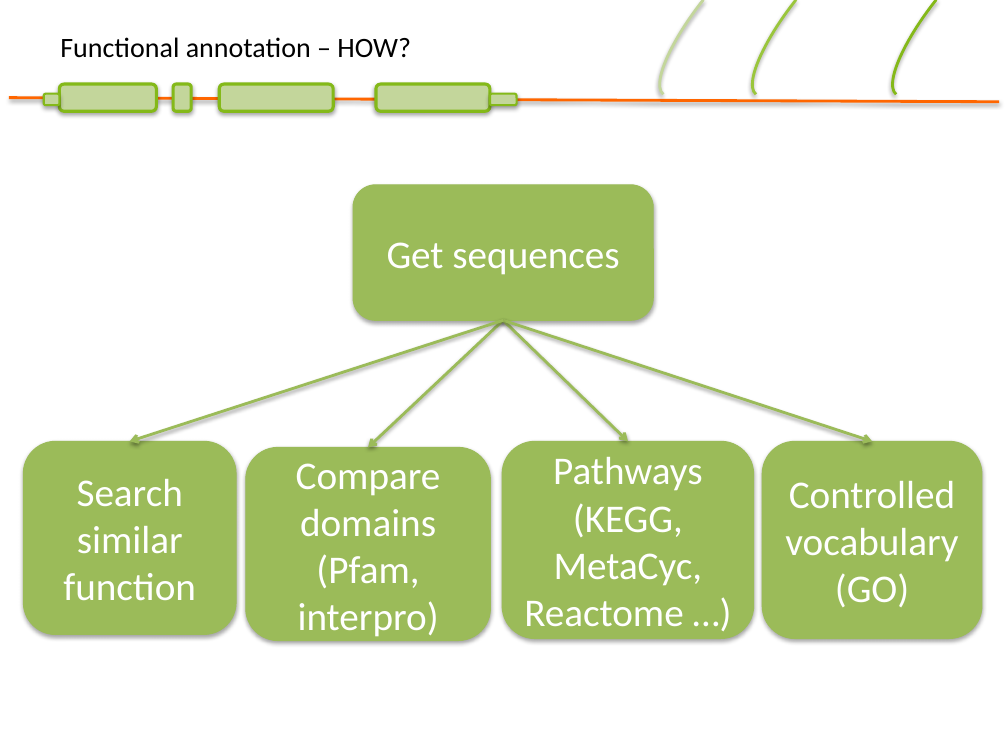
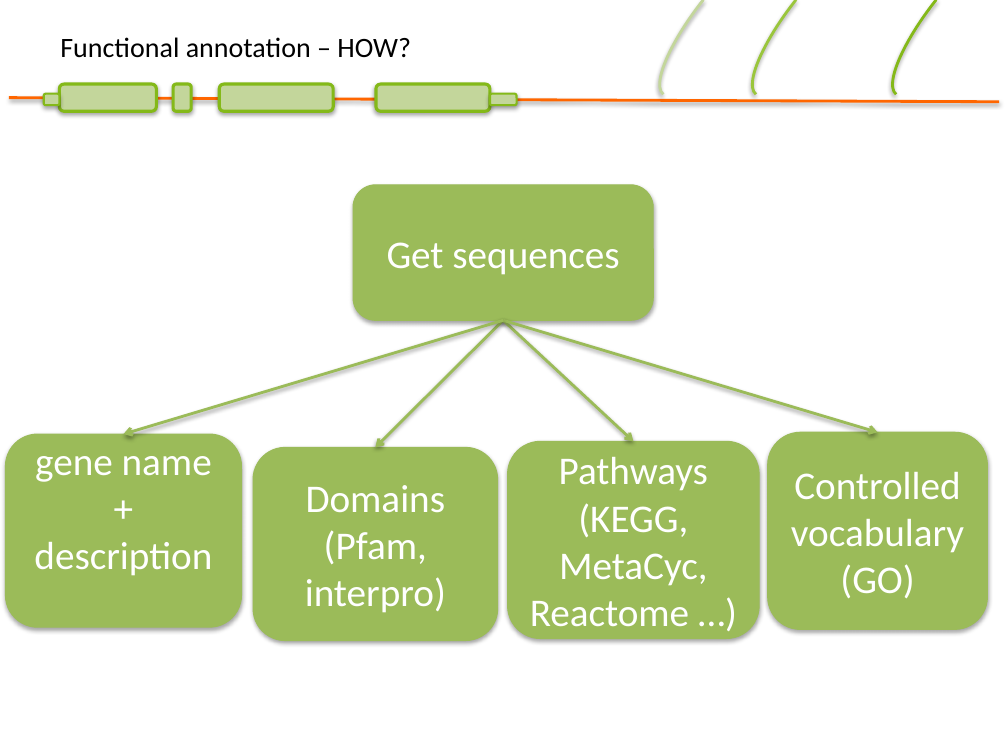
Before and after one commit to SGBC/course, a slide deck: slide 17 of nbis_annotation/slides/Functional_annotation.pptx (slide 16 before the commit). Drawn at 1008x756 pixels with LibreOffice and Linux fonts; fonts in the diff are those of the drawing; background and template pictures are left out. Boxes give left, top, right and bottom in pixels: in the first picture for what was removed or moved away, otherwise in the second. Text is boxed around its words. In the diff, an @@ line names an element or a change of style, - is before the commit and + after.

```diff
--- a/nbis_annotation/slides/Functional_annotation.pptx
+++ b/nbis_annotation/slides/Functional_annotation.pptx
@@ arrow moved from (503, 321) - (130, 442) to (503, 321) - (124, 434) @@
@@ arrow moved from (503, 321) - (368, 448) to (503, 321) - (375, 448) @@
@@ arrow moved from (503, 321) - (628, 442) to (503, 321) - (633, 442) @@
@@ arrow moved from (503, 321) - (872, 442) to (503, 321) - (878, 432) @@
@@ rounded rectangle "gene name + description": place and size @@
-rounded rectangle "gene name + description" at [23, 442, 236, 635]
+rounded rectangle "gene name + description" at [5, 434, 241, 628]
@@ rounded rectangle "Domains": place and size @@
-rounded rectangle "Domains" at [246, 448, 491, 641]
+rounded rectangle "Domains" at [253, 448, 498, 641]
@@ rounded rectangle "Pathways": place and size @@
-rounded rectangle "Pathways" at [502, 442, 754, 639]
+rounded rectangle "Pathways" at [508, 442, 760, 639]
@@ rounded rectangle "Controlled vocabulary": place and size @@
-rounded rectangle "Controlled vocabulary" at [762, 442, 982, 639]
+rounded rectangle "Controlled vocabulary" at [768, 432, 988, 630]
@@ text in rounded rectangle at [34, 456, 212, 576]: text changed @@
-Search similar function
+gene name + description
@@ text in rounded rectangle at [306, 485, 446, 513]: text changed @@
-Compare domains
+Domains
```
Also in this commit, not shown: 7 other slides changed, 1 slide added, 7 other files.
